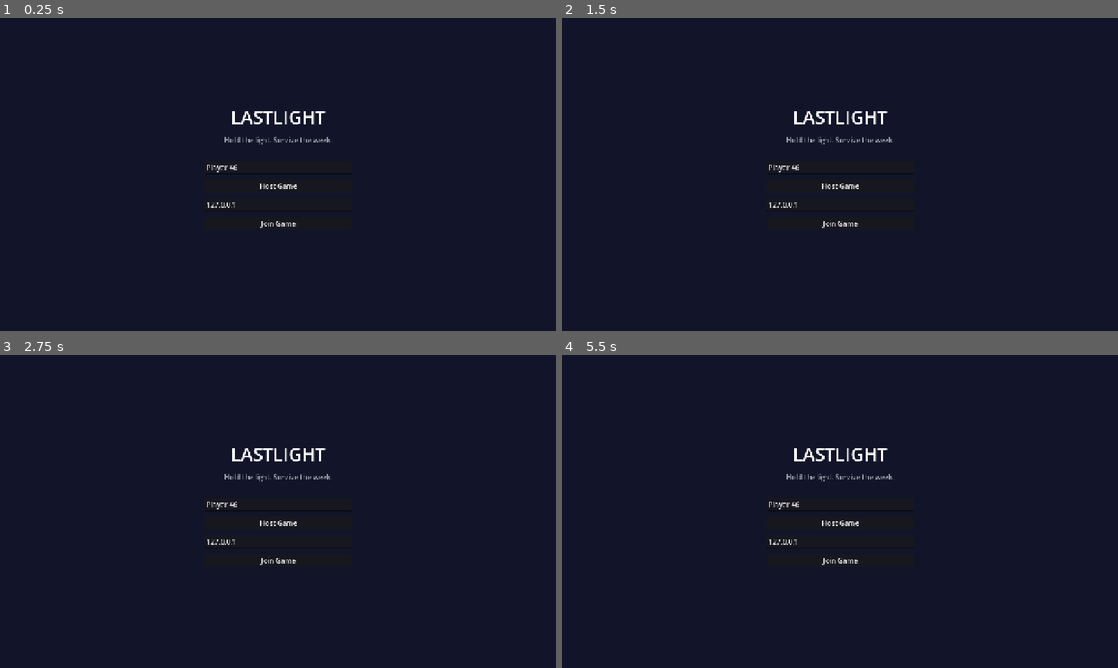
Above: before the commit, frames 1-4 (two rows, left to right).
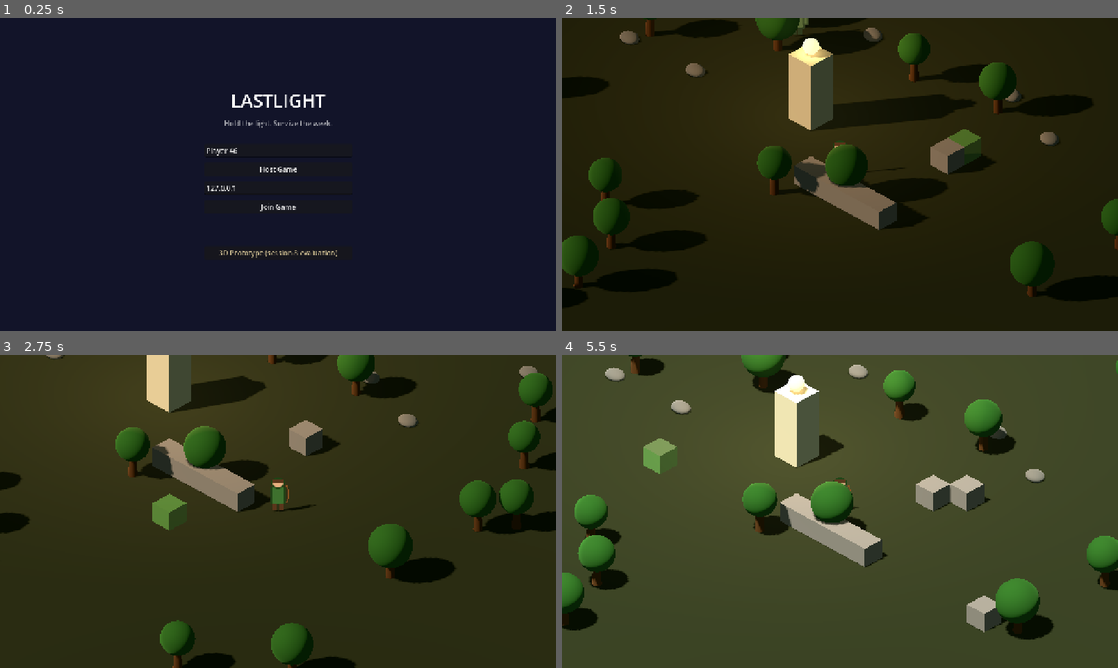
Above: after the commit, the same moments.

Repository: craigfoden/Lastlight
Game: Godot game, scene res://scenes/main_menu/main_menu.tscn
Same seed, same stepped clock (60 frames per second), same inputs: the game is played once before the commit and once after it.
Inputs (mouse positions are in pixels of both pictures, inside the frame that each line leads up to):
- Up to frame 1 (0.25 s): no input
- Up to frame 2 (1.5 s): click (840, 252) at 0.5 s, where only the run after the commit has a clickable "3D Prototype (session 8 evalu…"; move the mouse to (962, 158) at 1.27 s; hold D (move_right) from 1.28 s (still down); hold Q (ability_1) from 1.28 s (still down); click (962, 158) at 1.42 s
- Up to frame 3 (2.75 s): move the mouse to (166, 527) at 2.02 s; release D (move_right) at 2.03 s; release Q (ability_1) at 2.03 s; hold S (move_down) from 2.03 s (still down); tap F (ability_2) at 2.1 s
- Up to frame 4 (5.5 s): move the mouse to (895, 442) at 2.77 s; release S (move_down) at 2.78 s; press the mouse at (895, 442) at 2.78 s; hold D (move_right) 2.78-3.53 s; move the mouse to (812, 574) at 3.52 s; release the mouse at (812, 574) at 3.53 s; hold W (move_up) 3.53-4.28 s; tap Space (dodge) at 3.6 s; click (812, 574) at 3.67 s; move the mouse to (1006, 558) at 4.27 s; hold E (interact) 4.28-5.03 s; hold A (move_left) from 4.28 s (still down); move the mouse to (673, 464) at 5.02 s; tap X (sell) at 5.1 s

The runs differ from the first frame. In frame 1, 1.5% of the frame differs, in the area x 37-61%, y 24-77%; in frame 2, 98%; in frame 3, 68%; in frame 4, 100%, in the area x 0-100%, y 0-100%.

Commit message:
Branch QoL: reach the 3D prototype from the menu (button + --proto3d flag)
Craig launched the branch normally and got the 2D game - the prototype was
only reachable by running its scene by path, which nobody does by accident.
The main menu now has a clearly-marked "3D Prototype (session 8 evaluation)"
button, and `-- --proto3d` jumps straight in for scripted runs. Both are
branch-only and marked for removal if the direction is a no-go.

Verified: --proto3d reaches the slice through the menu (screenshot saved),
and the normal host path still works.

Co-Authored-By: Claude Opus 4.8 (1M context) <noreply@anthropic.com>
Claude-Session: https://claude.ai/code/session_01W4mUXuXfBN8ZynzJDPasSv

Diff:
--- a/scenes/main_menu/main_menu.gd
+++ b/scenes/main_menu/main_menu.gd
@@ -7,6 +7,10 @@
 ##   godot -- --name=Craig       set the player name
 
 const GAME_SCENE := "res://scenes/game/game.tscn"
+## Branch-only (3d-ortho-prototype): the session-8 hybrid look slice. Reached
+## by the menu button or `-- --proto3d` so nobody needs to launch the scene
+## by path. Remove button + flag if the branch is abandoned.
+const PROTO3D_SCENE := "res://scenes/proto3d/proto3d.tscn"
 
 ## Cmdline autostart must run once per launch, not every time we come back to
 ## the menu — otherwise a failed scripted --join retries in a loop forever.
@@ -20,6 +24,7 @@
 func _ready() -> void:
 	%HostButton.pressed.connect(_start_host)
 	%JoinButton.pressed.connect(_start_join)
+	%Proto3DButton.pressed.connect(_start_proto3d)
 	name_edit.text = "Player %d" % randi_range(1, 99)
 	if Network.last_error != "":
 		status_label.text = Network.last_error
@@ -45,6 +50,9 @@
 			var seconds := arg.get_slice("=", 1).to_float()
 			get_tree().create_timer(seconds).timeout.connect(get_tree().quit)
 	for arg in args:
+		if arg == "--proto3d":
+			_start_proto3d()
+			return
 		if arg == "--host":
 			_start_host()
 			return
@@ -61,6 +69,10 @@
 	get_tree().change_scene_to_file(GAME_SCENE)
 
 
+func _start_proto3d() -> void:
+	get_tree().change_scene_to_file(PROTO3D_SCENE)
+
+
 func _start_join() -> void:
 	_store_player_name()
 	Network.start_mode = Network.StartMode.JOIN
--- a/scenes/main_menu/main_menu.tscn
+++ b/scenes/main_menu/main_menu.tscn
@@ -60,3 +60,11 @@
 unique_name_in_owner = true
 modulate = Color(1, 0.6, 0.6, 1)
 horizontal_alignment = 1
+
+[node name="ProtoSpacer" type="Control" parent="Center/Column"]
+custom_minimum_size = Vector2(0, 16)
+
+[node name="Proto3DButton" type="Button" parent="Center/Column"]
+unique_name_in_owner = true
+modulate = Color(1, 0.92, 0.7, 0.85)
+text = "3D Prototype (session 8 evaluation)"
